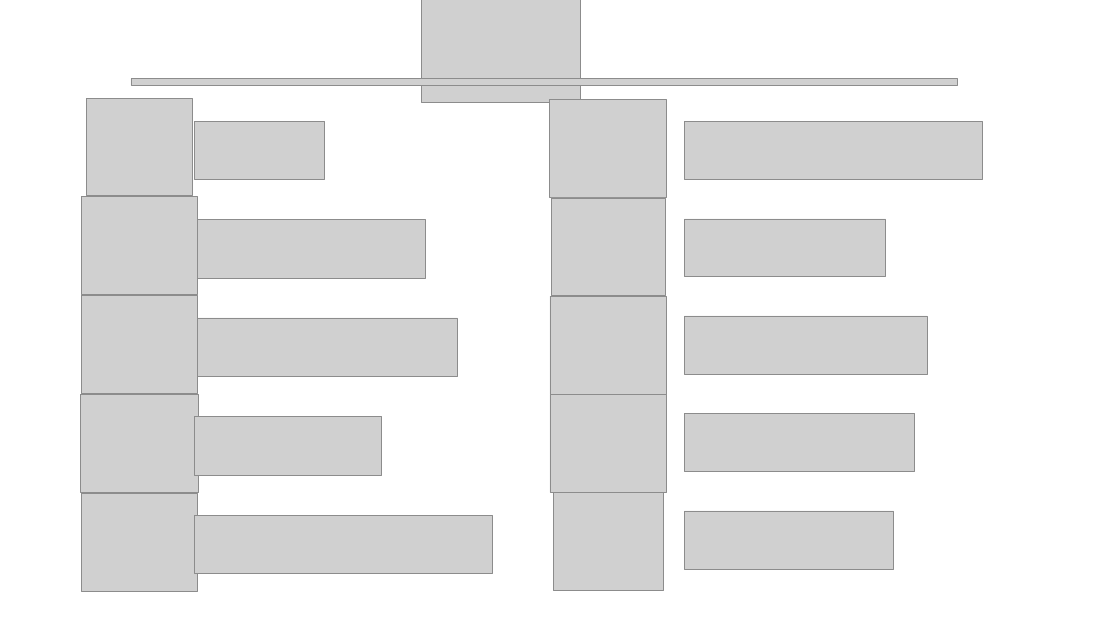
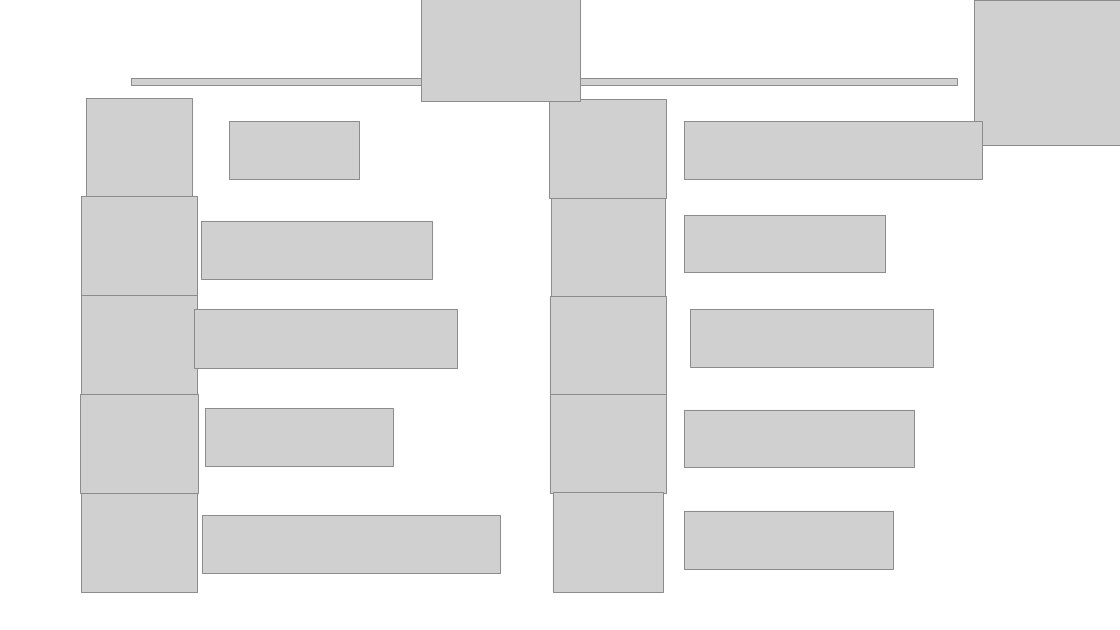
Before and after one commit to pathosgreen/Project07_1, a slide deck: slide 2 of project_07_ppt.pptx. Drawn at 1120x630 pixels with LibreOffice and Linux fonts; fonts in the diff are those of the drawing; grey boxes stand for pictures. Boxes give left, top, right and bottom in pixels: in the first picture for what was removed or moved away, otherwise in the second. Text is boxed around its words. In the diff, an @@ line names an element or a change of style, - is before the commit and + after.

```diff
--- a/project_07_ppt.pptx
+++ b/project_07_ppt.pptx
@@ picture added at bbox=[974, 0, 1120, 146] @@
@@ picture: place and size @@
-picture at bbox=[194, 122, 324, 180]
+picture at bbox=[229, 122, 359, 179]
@@ picture: place and size @@
-picture at bbox=[194, 220, 425, 278]
+picture at bbox=[201, 221, 432, 279]
@@ picture: place and size @@
-picture at bbox=[684, 219, 885, 277]
+picture at bbox=[684, 216, 885, 273]
@@ picture: place and size @@
-picture at bbox=[194, 318, 458, 377]
+picture at bbox=[194, 310, 458, 368]
@@ picture: place and size @@
-picture at bbox=[684, 316, 927, 374]
+picture at bbox=[690, 310, 934, 367]
@@ picture: place and size @@
-picture at bbox=[194, 417, 382, 475]
+picture at bbox=[206, 408, 393, 466]
@@ picture: place and size @@
-picture at bbox=[684, 413, 915, 472]
+picture at bbox=[684, 410, 914, 468]
@@ picture: place and size @@
-picture at bbox=[194, 515, 492, 573]
+picture at bbox=[202, 515, 500, 573]
```
Also in this commit, not shown: 11 other slides changed, 2 slides added, 2 slides removed, 1 other file.
